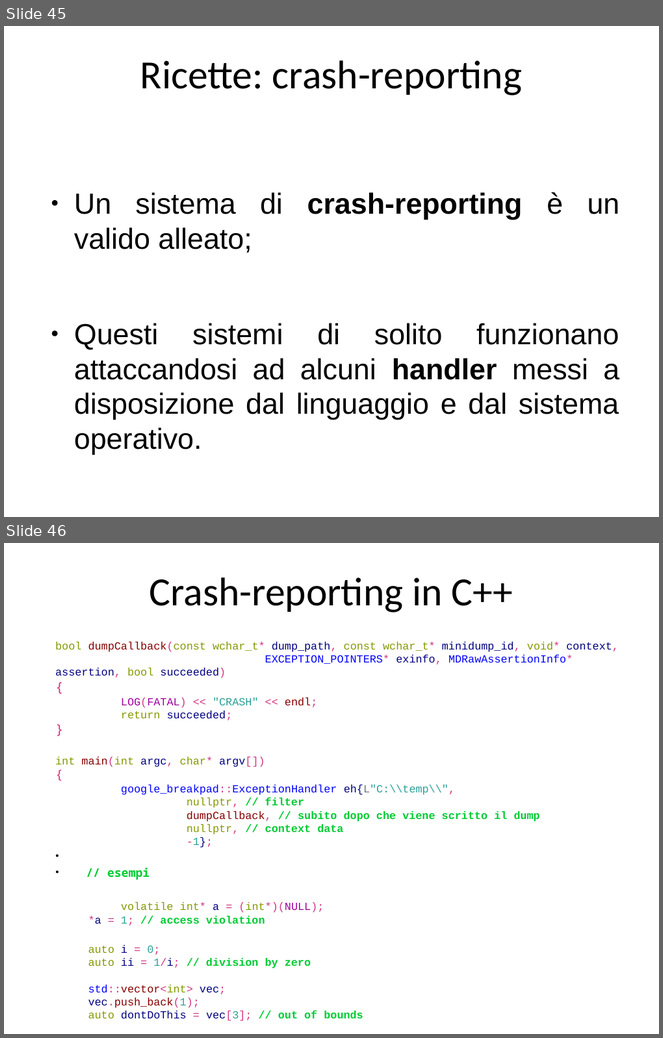
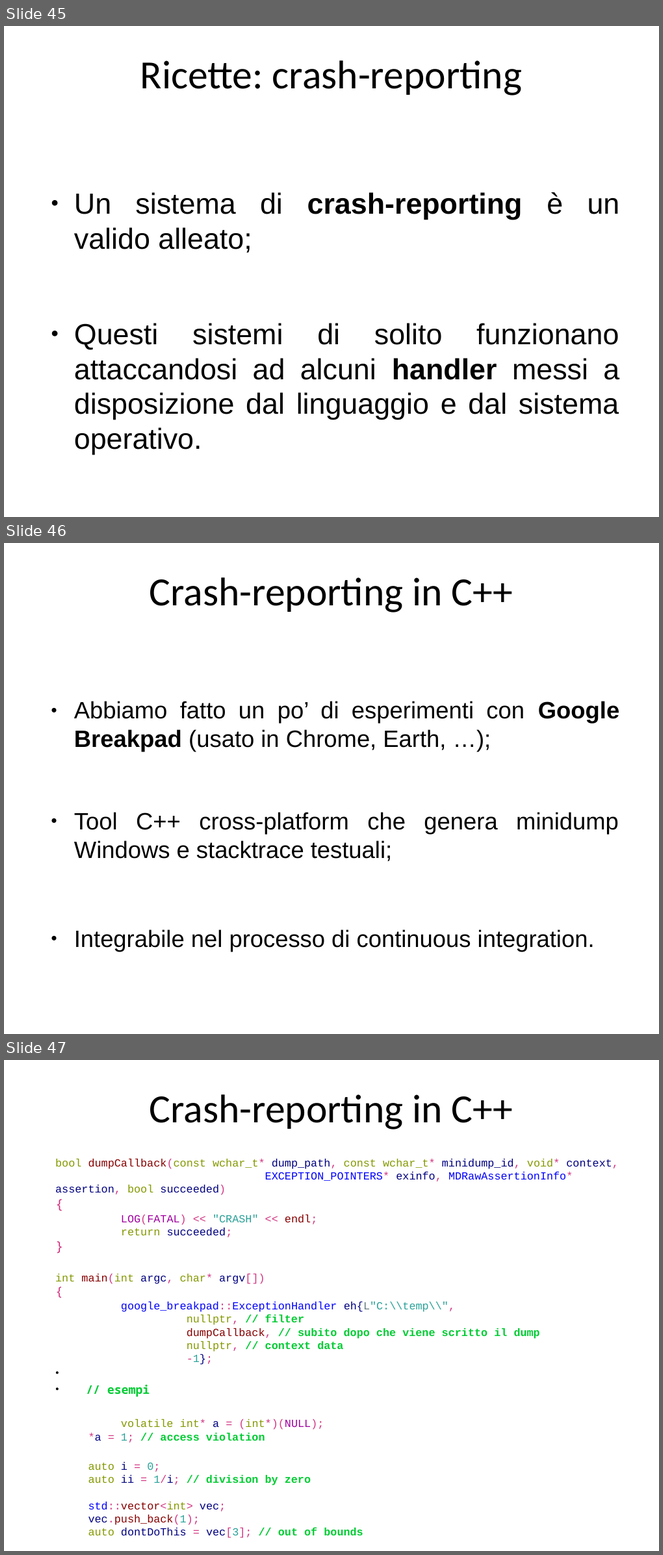
Before and after one commit to guidop/IAD13, a slide deck: La salute del software.odp. Shown one above the other, each under a label of ours: slides 45 and 46 before the commit, slides 45, 46 and 47 after it. The pictures are 663x1038 and 663x1555 pixels, drawn with LibreOffice and Linux fonts; fonts in the diff are those of the drawing. Boxes give left, top, right and bottom in pixels: in the first picture for what was removed or moved away, otherwise in the second. Text is boxed around its words. In the diff, an @@ line names an element or a change of style, - is before the commit and + after.

Commit message:
update slide (una se l'era mangiata)

```diff
--- a/La salute del software.odp
+++ b/La salute del software.odp
@@ slide 46 added at (4, 543, 659, 1034), background #FFFFFF @@
@@ title added at (150, 577, 514, 613), 44 pt, text #000000 @@
+Crash-reporting in C++
@@ text added at (74, 701, 620, 952), 26 pt, text #000000 @@
+● Abbiamo fatto un po’ di esperimenti con Google Breakpad (usato in Chrome, Earth, …);
+● Tool C++ cross-platform che genera minidump Windows e stacktrace testuali;
+● Integrabile nel processo di continuous integration.
@@ what was slide 46 is now slide 47 @@
```
